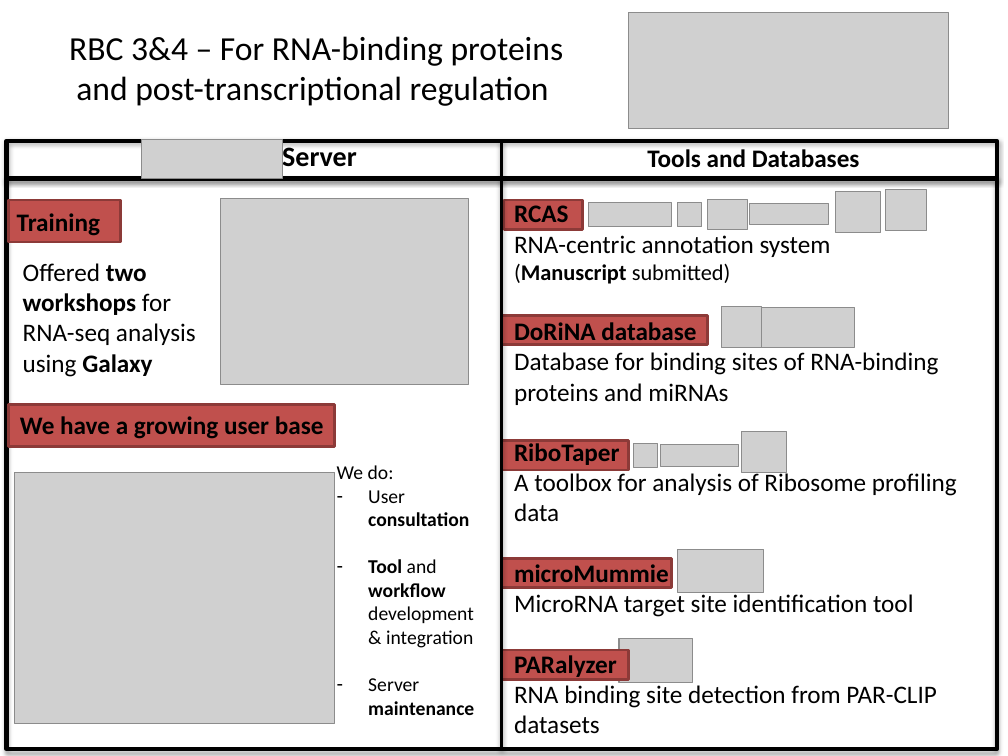
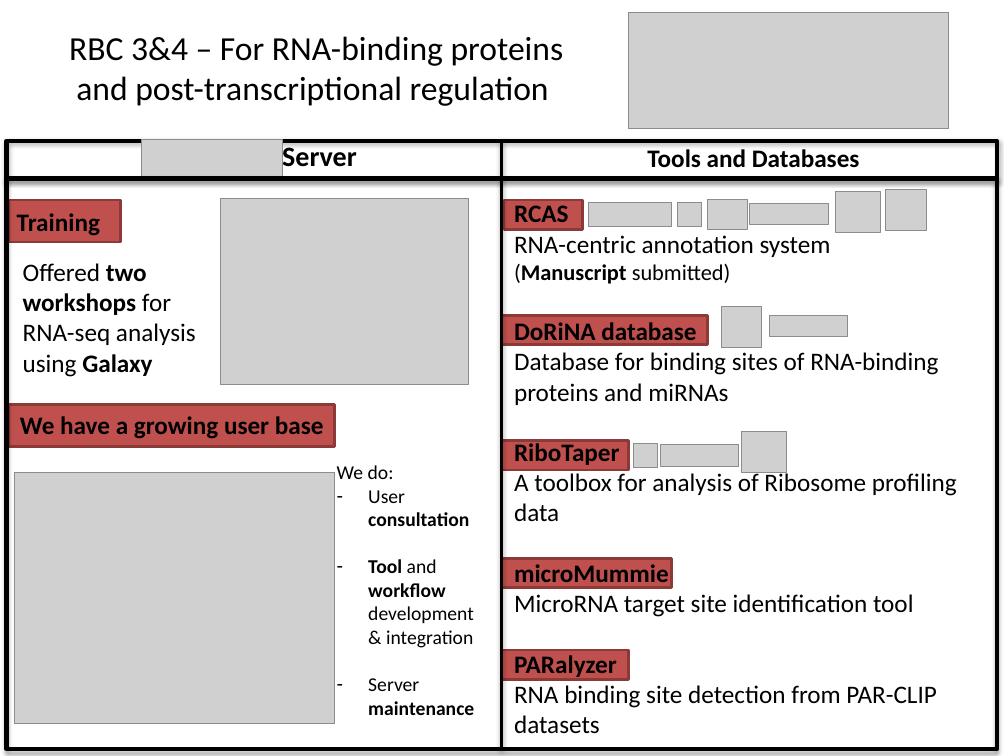
Before and after one commit to bgruening/rbc_docs, a slide deck: slide 1 of rbc_bimsb/sab-berlin-2016/slide_for_Rolfs_talk.pptx. Drawn at 1008x756 pixels with LibreOffice and Linux fonts; fonts in the diff are those of the drawing; grey boxes stand for pictures. Boxes give left, top, right and bottom in pixels: in the first picture for what was removed or moved away, otherwise in the second. Text is boxed around its words. In the diff, an @@ line names an element or a change of style, - is before the commit and + after.

Commit message:
removed language logos, added galaxy logo for dorina

```diff
--- a/rbc_bimsb/sab-berlin-2016/slide_for_Rolfs_talk.pptx
+++ b/rbc_bimsb/sab-berlin-2016/slide_for_Rolfs_talk.pptx
@@ picture removed at <box>762,307,855,348</box> @@
@@ picture added at <box>769,316,848,337</box> @@
@@ picture removed at <box>677,549,763,593</box> @@
@@ picture removed at <box>619,638,692,682</box> @@
```
